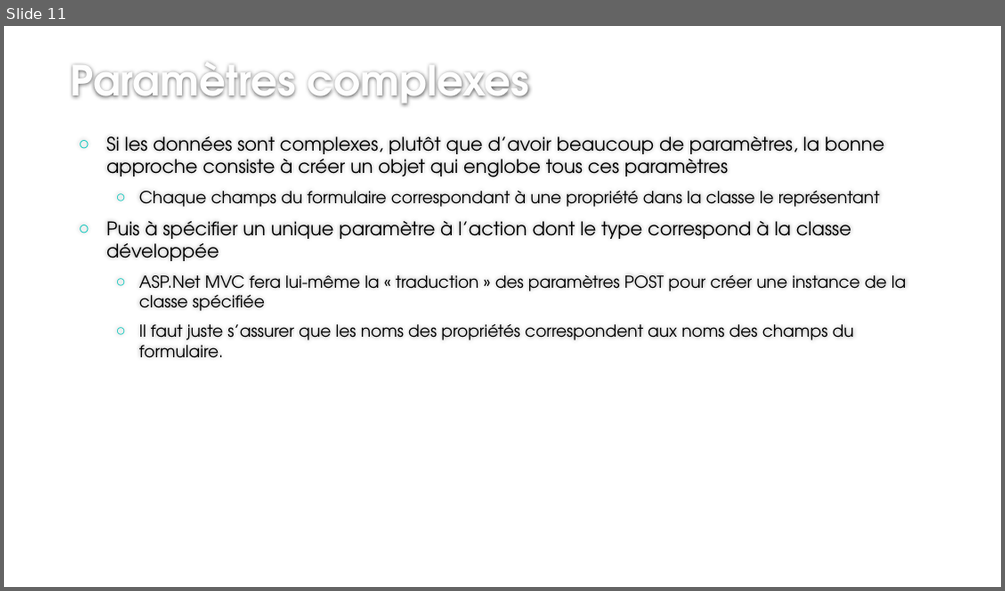
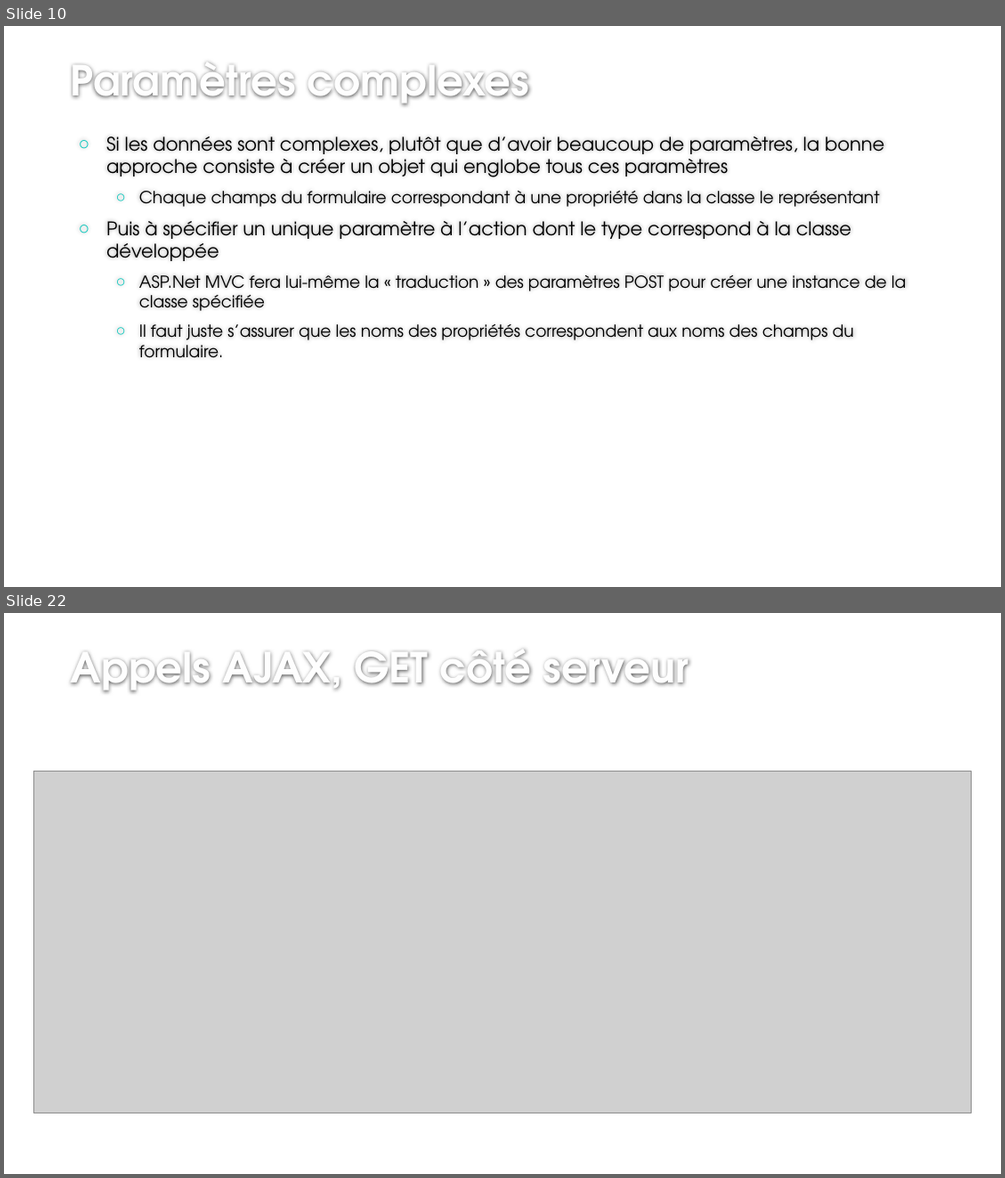
Before and after one commit to jcchalte/PresentationsCCI, a slide deck: 2018-2019/C#/ASP.Net/Cours 2/Introduction au développement Web en ASP - 5 .pptx. Shown one above the other, each under a label of ours: slide 11 before the commit, slides 10 and 22 after it; the slides between them are not shown. The pictures are 1005x591 and 1005x1178 pixels, drawn with LibreOffice and Linux fonts; fonts in the diff are those of the drawing; grey boxes stand for pictures; background and template pictures are left out. Boxes give left, top, right and bottom in pixels: in the first picture for what was removed or moved away, otherwise in the second. Text is boxed around its words. In the diff, an @@ line names an element or a change of style, - is before the commit and + after.

Commit message:
Ajouts page disposition et AJAX

```diff
--- a/2018-2019/C#/ASP.Net/Cours 2/Introduction au développement Web en ASP - 5 .pptx
+++ b/2018-2019/C#/ASP.Net/Cours 2/Introduction au développement Web en ASP - 5 .pptx
@@ slide 22 added at (x1=4, y1=613, x2=1001, y2=1174), background #FFFFFF @@
@@ title added at (x1=71, y1=649, x2=688, y2=693), 40 pt, text #FEFEFE, bold @@
+Appels AJAX, GET côté serveur
@@ picture added at (x1=34, y1=771, x2=971, y2=1112) @@
@@ what was slide 11 is now slide 10 @@
```
Also in this commit, not shown: 1 slide changed, 13 other slides added, 1 slide removed.
